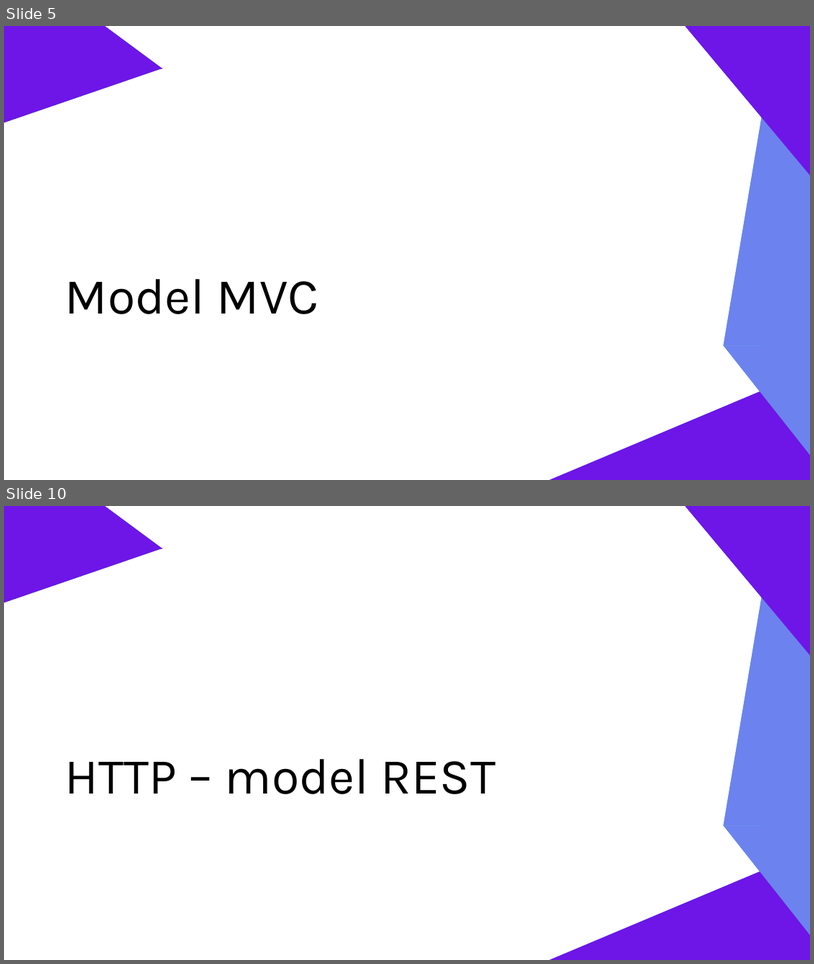
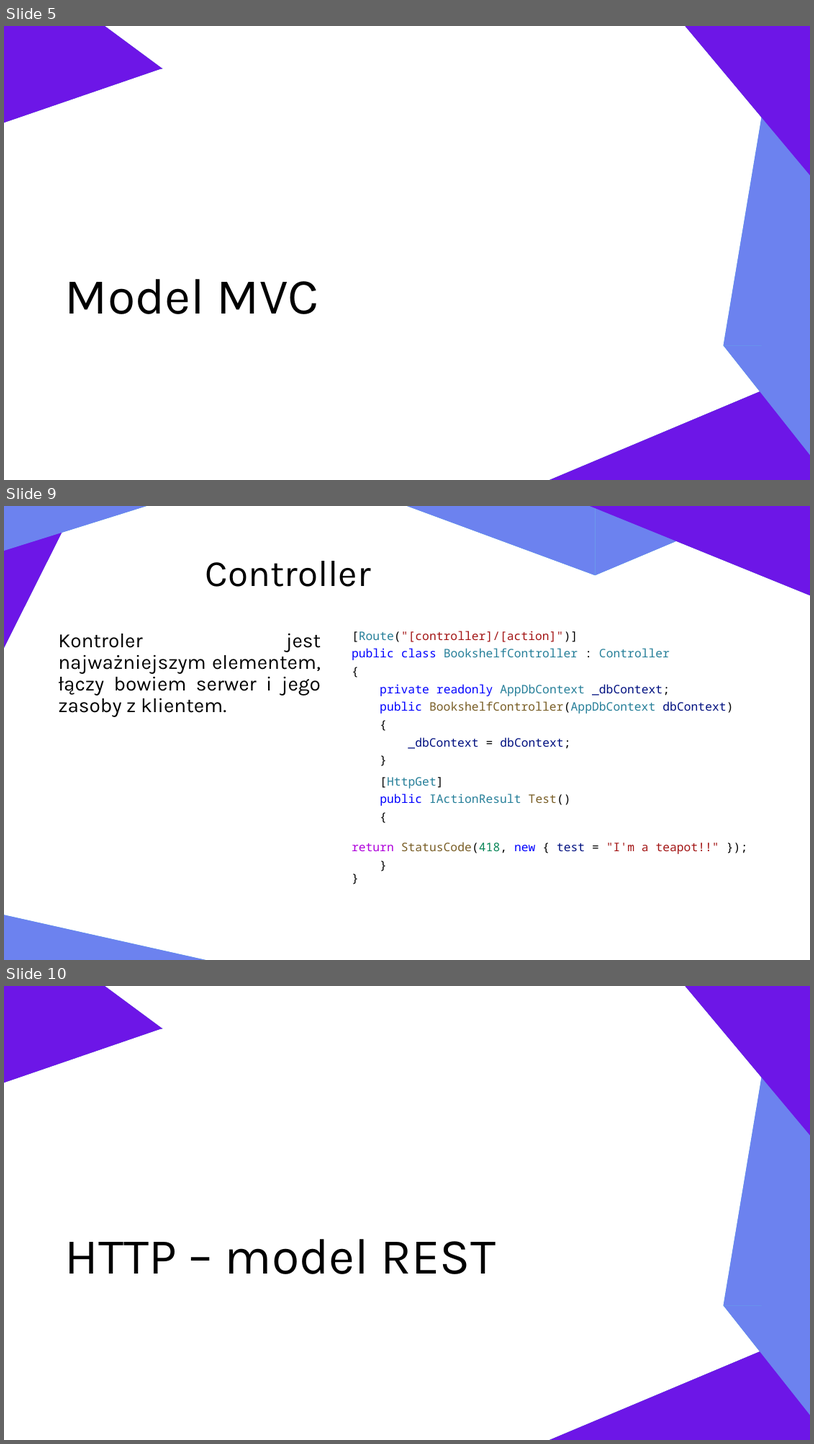
Before and after one commit to zlociu/ASPNET-TIWPR-LAB, a slide deck: ASPNET.pptx. Shown one above the other, each under a label of ours: slides 5 and 10 before the commit, slides 5, 9 and 10 after it; the slides between them are not shown. The pictures are 814x964 and 814x1444 pixels, drawn with LibreOffice and Linux fonts; fonts in the diff are those of the drawing. Boxes give left, top, right and bottom in pixels: in the first picture for what was removed or moved away, otherwise in the second. Text is boxed around its words. In the diff, an @@ line names an element or a change of style, - is before the commit and + after.

```diff
--- a/ASPNET.pptx
+++ b/ASPNET.pptx
@@ slide 9 added at bbox=[4, 506, 810, 960], background #FFFFFF @@
@@ triangle added at bbox=[4, 506, 76, 648], fill #378BBA @@
@@ triangle added at bbox=[4, 506, 148, 550], fill #30B9DB @@
@@ triangle added at bbox=[4, 506, 76, 648], fill #6D16E7 @@
@@ triangle added at bbox=[4, 506, 148, 550], fill #6C82EF @@
@@ triangle added at bbox=[407, 506, 596, 576], fill #30B9DB @@
@@ triangle added at bbox=[407, 506, 596, 576], fill #6C82EF @@
@@ triangle added at bbox=[590, 506, 810, 595], fill #378BBA @@
@@ triangle added at bbox=[590, 506, 810, 595], fill #6D16E7 @@
@@ triangle added at bbox=[596, 506, 761, 576], fill #30B9DB @@
@@ triangle added at bbox=[596, 506, 761, 576], fill #6C82EF @@
@@ title added at bbox=[206, 561, 371, 587], 44 pt, text #000000 @@
+Controller
@@ text added at bbox=[58, 633, 321, 717], 24 pt, text #000000 @@
+Kontroler jest najważniejszym elementem, łączy bowiem serwer i jego zasoby z klientem.
@@ text added at bbox=[352, 631, 733, 854], 14 pt, text #267F99 @@
+[Route("[controller]/[action]")]
+public class BookshelfController : Controller
+{
+private readonly AppDbContext _dbContext;
+public BookshelfController(AppDbContext dbContext)
+{
+_dbContext = dbContext;
+}
+[HttpGet]
+public IActionResult Test()
+{
+return StatusCode(418, new { test = "I'm a teapot!!" });
+}
+}
@@ triangle added at bbox=[4, 915, 206, 960], fill #30B9DB @@
@@ triangle added at bbox=[4, 915, 206, 960], fill #6C82EF @@
```
Also in this commit, not shown: 11 slides changed, 3 other slides added, 4 slides removed.
